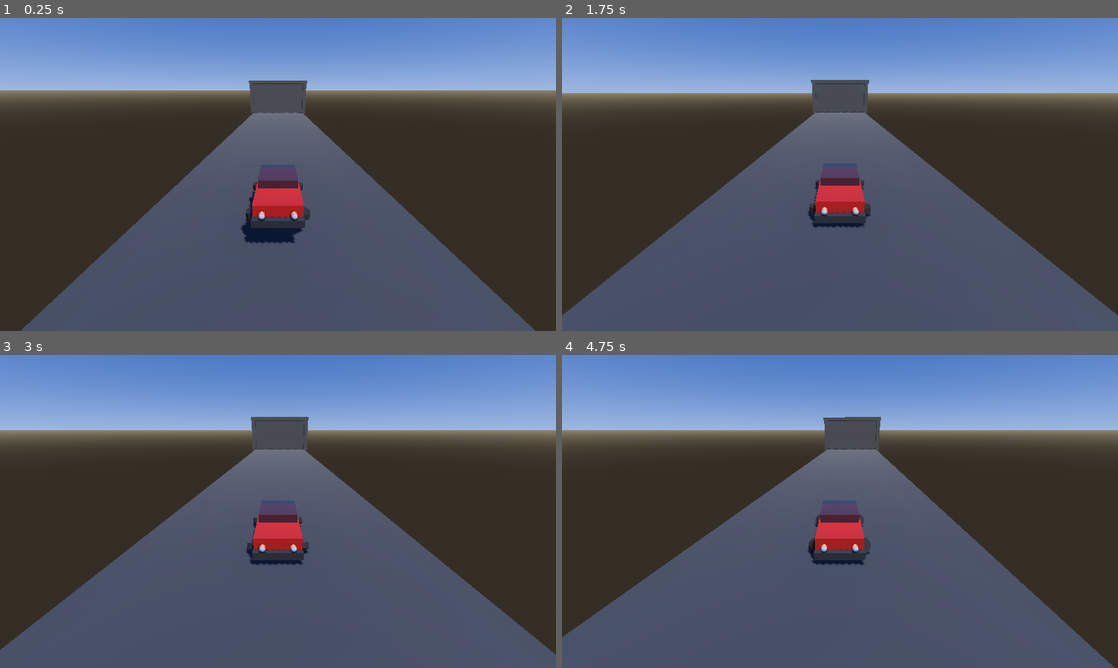
Above: before the commit, frames 1-4 (two rows, left to right).
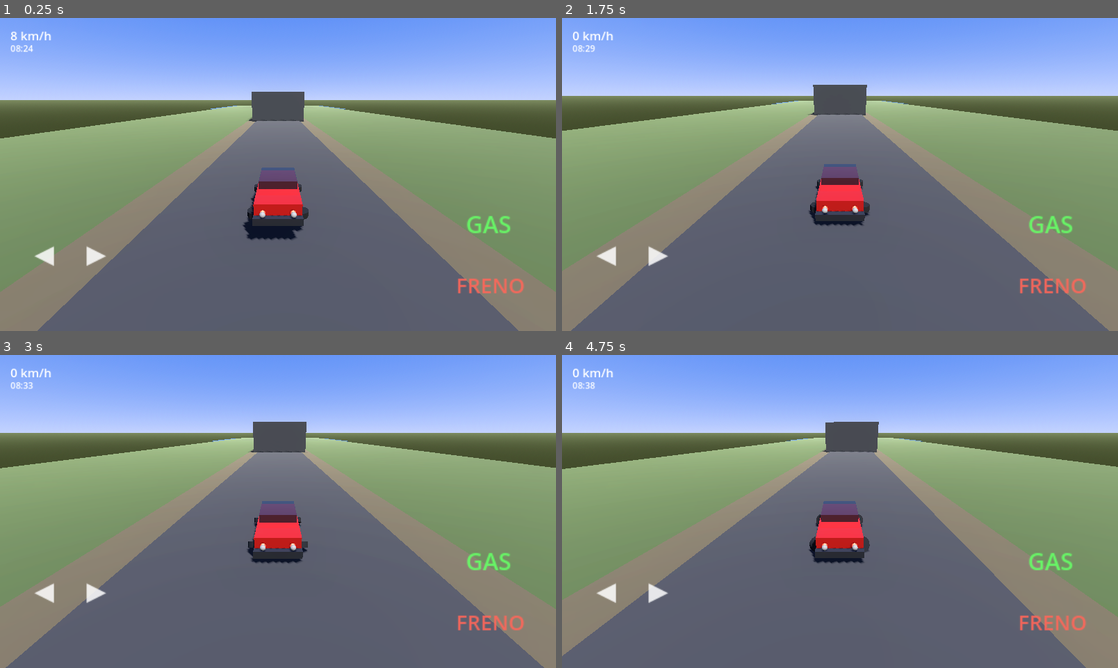
Above: after the commit, the same moments.

Repository: santiagogd2513-cpu/OpenWorld-Colombia-Drive
Game: Godot game, scene res://scenes/main.tscn
Two runs of this game, one before a commit and one after it. Both use one fixed random seed, a clock stepped at 60 frames per second and the inputs below.
Inputs:
- Up to frame 1 (0.25 s): no input
- Up to frame 2 (1.75 s): hold D (steer_right) 0.53-1.28 s; hold S (brake) from 1.28 s (still down)
- Up to frame 3 (3 s): release S (brake) at 2.03 s; hold D (steer_right) 2.03-2.78 s; hold W (accelerate) from 2.78 s (still down)
- Up to frame 4 (4.75 s): release W (accelerate) at 3.53 s; hold A (steer_left) from 3.53 s (still down)

The runs differ from the first frame. In frame 1, 69% of the frame differs, in the area x 0-100%, y 0-100%; in frame 2, 64%; in frame 3, 64%; in frame 4, 64%.

Commit message:
Mejorar escena: iluminación, cielo, carretera con bordes, HUD y controles táctiles en landscape

Diff:
--- a/scenes/main.tscn
+++ b/scenes/main.tscn
@@ -1,15 +1,18 @@
-[gd_scene load_steps=12 format=3 uid="uid://main_scene_beta1"]
+[gd_scene load_steps=16 format=3 uid="uid://main_scene_beta1"]
 
 [ext_resource type="Script" path="res://scripts/day_night_cycle.gd" id="1_daynight"]
 [ext_resource type="PackedScene" path="res://vehicles/renault12_test.tscn" id="2_vehicle"]
 [ext_resource type="Script" path="res://scripts/player_camera.gd" id="3_camera"]
+[ext_resource type="Script" path="res://scripts/touch_controls.gd" id="4_touch"]
+[ext_resource type="Script" path="res://scripts/hud.gd" id="5_hud"]
 
 [sub_resource type="ProceduralSkyMaterial" id="ProceduralSkyMaterial_sky"]
-sky_top_color = Color(0.15, 0.35, 0.7, 1)
-sky_horizon_color = Color(0.6, 0.7, 0.85, 1)
-ground_bottom_color = Color(0.2, 0.18, 0.15, 1)
-ground_horizon_color = Color(0.55, 0.5, 0.4, 1)
-sun_angle_max = 35.0
+sky_top_color = Color(0.25, 0.45, 0.85, 1)
+sky_horizon_color = Color(0.7, 0.75, 0.9, 1)
+ground_bottom_color = Color(0.25, 0.28, 0.18, 1)
+ground_horizon_color = Color(0.45, 0.5, 0.35, 1)
+sun_angle_max = 40.0
+sun_curve = 0.15
 
 [sub_resource type="Sky" id="Sky_main"]
 sky_material = SubResource("ProceduralSkyMaterial_sky")
@@ -17,47 +20,55 @@
 [sub_resource type="Environment" id="Environment_main"]
 background_mode = 2
 sky = SubResource("Sky_main")
+ambient_light_source = 2
+ambient_light_color = Color(0.55, 0.6, 0.7, 1)
+ambient_light_energy = 0.35
 tonal_mapper = 2
 ssao_enabled = true
-ssao_radius = 1.5
-ssil_enabled = true
-sdfgi_enabled = false
+ssao_radius = 1.8
 glow_enabled = true
-glow_intensity = 0.4
-glow_bloom = 0.15
+glow_intensity = 0.35
+glow_bloom = 0.12
 fog_enabled = true
-fog_light_color = Color(0.7, 0.75, 0.8, 1)
-fog_density = 0.0008
-fog_aerial_perspective = 0.3
-volumetric_fog_enabled = true
-volumetric_fog_density = 0.02
+fog_light_color = Color(0.75, 0.8, 0.85, 1)
+fog_density = 0.0006
+fog_aerial_perspective = 0.4
+volumetric_fog_enabled = false
 adjustment_enabled = true
+adjustment_brightness = 1.05
+adjustment_contrast = 1.08
 
 [sub_resource type="CameraAttributesPractical" id="CameraAttributes_exposure"]
 auto_exposure_enabled = true
-auto_exposure_scale = 0.3
-auto_exposure_speed = 1.2
-auto_exposure_min_sensitivity = 50.0
-auto_exposure_max_sensitivity = 1200.0
+auto_exposure_scale = 0.25
+auto_exposure_speed = 1.0
+auto_exposure_min_sensitivity = 40.0
+auto_exposure_max_sensitivity = 1000.0
 
 [sub_resource type="StandardMaterial3D" id="Mat_road"]
-albedo_color = Color(0.18, 0.18, 0.2, 1)
-roughness = 0.85
+albedo_color = Color(0.22, 0.22, 0.24, 1)
+roughness = 0.9
+
+[sub_resource type="StandardMaterial3D" id="Mat_shoulder"]
+albedo_color = Color(0.35, 0.32, 0.25, 1)
+roughness = 0.95
 
 [sub_resource type="StandardMaterial3D" id="Mat_tunnel"]
-albedo_color = Color(0.12, 0.12, 0.14, 1)
+albedo_color = Color(0.14, 0.14, 0.16, 1)
 roughness = 0.95
 
 [sub_resource type="StandardMaterial3D" id="Mat_water"]
-albedo_color = Color(0.05, 0.15, 0.25, 0.85)
-metallic = 0.3
-roughness = 0.05
-proximity_fade_enabled = true
-proximity_fade_distance = 1.5
+albedo_color = Color(0.08, 0.22, 0.35, 0.9)
+metallic = 0.4
+roughness = 0.08
 
 [sub_resource type="StandardMaterial3D" id="Mat_bridge"]
-albedo_color = Color(0.35, 0.32, 0.28, 1)
-roughness = 0.7
+albedo_color = Color(0.4, 0.38, 0.34, 1)
+roughness = 0.75
+
+[sub_resource type="StandardMaterial3D" id="Mat_ground"]
+albedo_color = Color(0.28, 0.35, 0.2, 1)
+roughness = 1.0
 
 [node name="Main" type="Node3D"]
 
@@ -67,119 +78,230 @@
 script = ExtResource("1_daynight")
 
 [node name="DirectionalLight3D" type="DirectionalLight3D" parent="."]
-transform = Transform3D(0.866, -0.353, 0.353, 0, 0.707, 0.707, -0.5, -0.612, 0.612, 0, 25, 0)
+transform = Transform3D(0.866, -0.353, 0.353, 0, 0.707, 0.707, -0.5, -0.612, 0.612, 0, 30, 0)
 shadow_enabled = true
 directional_shadow_mode = 1
-directional_shadow_max_distance = 180.0
-light_energy = 1.2
-light_color = Color(1, 0.95, 0.85, 1)
-
-[node name="SunPivot" type="Node3D" parent="."]
+directional_shadow_max_distance = 200.0
+light_energy = 1.35
+light_color = Color(1, 0.96, 0.88, 1)
+
+[node name="Ground" type="CSGBox3D" parent="."]
+transform = Transform3D(1, 0, 0, 0, 1, 0, 0, 0, 1, 0, -0.5, -80)
+use_collision = true
+size = Vector3(80, 1, 280)
+material = SubResource("Mat_ground")
 
 [node name="Road" type="Node3D" parent="."]
 
 [node name="RoadSection1" type="CSGBox3D" parent="Road"]
-transform = Transform3D(1, 0, 0, 0, 1, 0, 0, 0, 1, 0, 0, 0)
-use_collision = true
-size = Vector3(12, 0.4, 80)
+transform = Transform3D(1, 0, 0, 0, 1, 0, 0, 0, 1, 0, 0.05, 0)
+use_collision = true
+size = Vector3(11, 0.35, 90)
 material = SubResource("Mat_road")
 
+[node name="ShoulderL1" type="CSGBox3D" parent="Road"]
+transform = Transform3D(1, 0, 0, 0, 1, 0, 0, 0, 1, -6.5, 0.02, 0)
+use_collision = true
+size = Vector3(2.5, 0.25, 90)
+material = SubResource("Mat_shoulder")
+
+[node name="ShoulderR1" type="CSGBox3D" parent="Road"]
+transform = Transform3D(1, 0, 0, 0, 1, 0, 0, 0, 1, 6.5, 0.02, 0)
+use_collision = true
+size = Vector3(2.5, 0.25, 90)
+material = SubResource("Mat_shoulder")
+
 [node name="RoadSection2" type="CSGBox3D" parent="Road"]
-transform = Transform3D(1, 0, 0, 0, 1, 0, 0, 0, 1, 0, 0, -90)
-use_collision = true
-size = Vector3(12, 0.4, 100)
+transform = Transform3D(1, 0, 0, 0, 1, 0, 0, 0, 1, 0, 0.05, -95)
+use_collision = true
+size = Vector3(11, 0.35, 100)
 material = SubResource("Mat_road")
 
 [node name="RoadSection3" type="CSGBox3D" parent="Road"]
-transform = Transform3D(1, 0, 0, 0, 1, 0, 0, 0, 1, 0, 0, -200)
-use_collision = true
-size = Vector3(12, 0.4, 120)
+transform = Transform3D(1, 0, 0, 0, 1, 0, 0, 0, 1, 0, 0.05, -200)
+use_collision = true
+size = Vector3(11, 0.35, 110)
 material = SubResource("Mat_road")
 
 [node name="Tunnel" type="Node3D" parent="."]
 
 [node name="TunnelFloor" type="CSGBox3D" parent="Tunnel"]
-transform = Transform3D(1, 0, 0, 0, 1, 0, 0, 0, 1, 0, 0, -55)
-use_collision = true
-size = Vector3(11, 0.35, 45)
+transform = Transform3D(1, 0, 0, 0, 1, 0, 0, 0, 1, 0, 0.05, -55)
+use_collision = true
+size = Vector3(10.5, 0.3, 48)
 material = SubResource("Mat_tunnel")
 
 [node name="TunnelWallLeft" type="CSGBox3D" parent="Tunnel"]
-transform = Transform3D(1, 0, 0, 0, 1, 0, 0, 0, 1, -6.2, 3.5, -55)
-use_collision = true
-size = Vector3(0.8, 7, 45)
+transform = Transform3D(1, 0, 0, 0, 1, 0, 0, 0, 1, -5.8, 3.2, -55)
+use_collision = true
+size = Vector3(0.9, 6.5, 48)
 material = SubResource("Mat_tunnel")
 
 [node name="TunnelWallRight" type="CSGBox3D" parent="Tunnel"]
-transform = Transform3D(1, 0, 0, 0, 1, 0, 0, 0, 1, 6.2, 3.5, -55)
-use_collision = true
-size = Vector3(0.8, 7, 45)
+transform = Transform3D(1, 0, 0, 0, 1, 0, 0, 0, 1, 5.8, 3.2, -55)
+use_collision = true
+size = Vector3(0.9, 6.5, 48)
 material = SubResource("Mat_tunnel")
 
 [node name="TunnelRoof" type="CSGBox3D" parent="Tunnel"]
-transform = Transform3D(1, 0, 0, 0, 1, 0, 0, 0, 1, 0, 7.2, -55)
-use_collision = true
-size = Vector3(13.5, 0.7, 45)
-material = SubResource("Mat_tunnel")
-
-[node name="TunnelDarkness" type="CSGBox3D" parent="Tunnel"]
-transform = Transform3D(1, 0, 0, 0, 1, 0, 0, 0, 1, 0, 3.5, -55)
-size = Vector3(11.5, 6.5, 44)
+transform = Transform3D(1, 0, 0, 0, 1, 0, 0, 0, 1, 0, 6.6, -55)
+use_collision = true
+size = Vector3(12.5, 0.6, 48)
+material = SubResource("Mat_tunnel")
+
+[node name="TunnelEntrance" type="CSGBox3D" parent="Tunnel"]
+transform = Transform3D(1, 0, 0, 0, 1, 0, 0, 0, 1, 0, 3.5, -30)
+use_collision = true
+size = Vector3(13, 7.5, 1.2)
 material = SubResource("Mat_tunnel")
 
 [node name="Bridge" type="Node3D" parent="."]
 
 [node name="BridgeDeck" type="CSGBox3D" parent="Bridge"]
-transform = Transform3D(1, 0, 0, 0, 1, 0, 0, 0, 1, 0, 2.5, -160)
-use_collision = true
-size = Vector3(11, 0.5, 50)
+transform = Transform3D(1, 0, 0, 0, 1, 0, 0, 0, 1, 0, 2.8, -160)
+use_collision = true
+size = Vector3(11, 0.55, 52)
 material = SubResource("Mat_bridge")
 
 [node name="BridgePillar1" type="CSGBox3D" parent="Bridge"]
-transform = Transform3D(1, 0, 0, 0, 1, 0, 0, 0, 1, -4, 0.5, -145)
-use_collision = true
-size = Vector3(1.2, 4, 1.2)
+transform = Transform3D(1, 0, 0, 0, 1, 0, 0, 0, 1, -4, 0.8, -145)
+use_collision = true
+size = Vector3(1.3, 4.5, 1.3)
 material = SubResource("Mat_bridge")
 
 [node name="BridgePillar2" type="CSGBox3D" parent="Bridge"]
-transform = Transform3D(1, 0, 0, 0, 1, 0, 0, 0, 1, 4, 0.5, -145)
-use_collision = true
-size = Vector3(1.2, 4, 1.2)
+transform = Transform3D(1, 0, 0, 0, 1, 0, 0, 0, 1, 4, 0.8, -145)
+use_collision = true
+size = Vector3(1.3, 4.5, 1.3)
 material = SubResource("Mat_bridge")
 
 [node name="BridgePillar3" type="CSGBox3D" parent="Bridge"]
-transform = Transform3D(1, 0, 0, 0, 1, 0, 0, 0, 1, -4, 0.5, -175)
-use_collision = true
-size = Vector3(1.2, 4, 1.2)
+transform = Transform3D(1, 0, 0, 0, 1, 0, 0, 0, 1, -4, 0.8, -175)
+use_collision = true
+size = Vector3(1.3, 4.5, 1.3)
 material = SubResource("Mat_bridge")
 
 [node name="BridgePillar4" type="CSGBox3D" parent="Bridge"]
-transform = Transform3D(1, 0, 0, 0, 1, 0, 0, 0, 1, 4, 0.5, -175)
-use_collision = true
-size = Vector3(1.2, 4, 1.2)
+transform = Transform3D(1, 0, 0, 0, 1, 0, 0, 0, 1, 4, 0.8, -175)
+use_collision = true
+size = Vector3(1.3, 4.5, 1.3)
 material = SubResource("Mat_bridge")
 
 [node name="Water" type="CSGBox3D" parent="."]
-transform = Transform3D(1, 0, 0, 0, 1, 0, 0, 0, 1, 0, -1.5, -160)
-size = Vector3(80, 2, 70)
+transform = Transform3D(1, 0, 0, 0, 1, 0, 0, 0, 1, 0, -1.2, -160)
+size = Vector3(90, 2.2, 75)
 material = SubResource("Mat_water")
 
 [node name="ReflectionProbe" type="ReflectionProbe" parent="."]
-transform = Transform3D(1, 0, 0, 0, 1, 0, 0, 0, 1, 0, 3, -160)
-update_mode = 0
-max_distance = 60.0
-size = Vector3(50, 20, 50)
-origin_offset = Vector3(0, 1, 0)
+transform = Transform3D(1, 0, 0, 0, 1, 0, 0, 0, 1, 0, 4, -160)
+max_distance = 70.0
+size = Vector3(55, 25, 55)
 
 [node name="Renault12" parent="." instance=ExtResource("2_vehicle")]
-transform = Transform3D(1, 0, 0, 0, 1, 0, 0, 0, 1, 0, 1.2, 15)
+transform = Transform3D(1, 0, 0, 0, 1, 0, 0, 0, 1, 0, 1.1, 18)
 
 [node name="PlayerCamera" type="Camera3D" parent="."]
-transform = Transform3D(1, 0, 0, 0, 0.94, 0.34, 0, -0.34, 0.94, 0, 5, 22)
+transform = Transform3D(1, 0, 0, 0, 0.92, 0.39, 0, -0.39, 0.92, 0, 4.2, 26)
 current = true
-fov = 70.0
-far = 400.0
+fov = 72.0
+far = 500.0
 script = ExtResource("3_camera")
 
-[node name="SpawnPoint" type="Marker3D" parent="."]
-transform = Transform3D(1, 0, 0, 0, 1, 0, 0, 0, 1, 0, 1.5, 15)
+[node name="HUD" type="CanvasLayer" parent="."]
+script = ExtResource("5_hud")
+
+[node name="Root" type="Control" parent="HUD"]
+layout_mode = 3
+anchors_preset = 15
+anchor_right = 1.0
+anchor_bottom = 1.0
+grow_horizontal = 2
+grow_vertical = 2
+mouse_filter = 2
+
+[node name="SpeedLabel" type="Label" parent="HUD/Root"]
+layout_mode = 0
+offset_left = 24.0
+offset_top = 20.0
+offset_right = 220.0
+offset_bottom = 60.0
+theme_override_font_sizes/font_size = 28
+text = "0 km/h"
+
+[node name="TimeLabel" type="Label" parent="HUD/Root"]
+layout_mode = 0
+offset_left = 24.0
+offset_top = 56.0
+offset_right = 180.0
+offset_bottom = 90.0
+theme_override_font_sizes/font_size = 20
+text = "12:00"
+
+[node name="TouchControls" type="CanvasLayer" parent="."]
+script = ExtResource("4_touch")
+
+[node name="Controls" type="Control" parent="TouchControls"]
+layout_mode = 3
+anchors_preset = 15
+anchor_right = 1.0
+anchor_bottom = 1.0
+grow_horizontal = 2
+grow_vertical = 2
+mouse_filter = 2
+
+[node name="BtnLeft" type="TouchScreenButton" parent="TouchControls/Controls"]
+position = Vector2(40, 480)
+scale = Vector2(1.4, 1.4)
+shape = null
+visibility_mode = 1
+
+[node name="LabelL" type="Label" parent="TouchControls/Controls/BtnLeft"]
+offset_right = 90.0
+offset_bottom = 90.0
+theme_override_colors/font_color = Color(1, 1, 1, 0.85)
+theme_override_font_sizes/font_size = 42
+text = "◀"
+horizontal_alignment = 1
+vertical_alignment = 1
+
+[node name="BtnRight" type="TouchScreenButton" parent="TouchControls/Controls"]
+position = Vector2(160, 480)
+scale = Vector2(1.4, 1.4)
+visibility_mode = 1
+
+[node name="LabelR" type="Label" parent="TouchControls/Controls/BtnRight"]
+offset_right = 90.0
+offset_bottom = 90.0
+theme_override_colors/font_color = Color(1, 1, 1, 0.85)
+theme_override_font_sizes/font_size = 42
+text = "▶"
+horizontal_alignment = 1
+vertical_alignment = 1
+
+[node name="BtnAccel" type="TouchScreenButton" parent="TouchControls/Controls"]
+position = Vector2(1050, 400)
+scale = Vector2(1.5, 1.5)
+visibility_mode = 1
+
+[node name="LabelA" type="Label" parent="TouchControls/Controls/BtnAccel"]
+offset_right = 100.0
+offset_bottom = 100.0
+theme_override_colors/font_color = Color(0.4, 1, 0.4, 0.9)
+theme_override_font_sizes/font_size = 36
+text = "GAS"
+horizontal_alignment = 1
+vertical_alignment = 1
+
+[node name="BtnBrake" type="TouchScreenButton" parent="TouchControls/Controls"]
+position = Vector2(1050, 540)
+scale = Vector2(1.5, 1.5)
+visibility_mode = 1
+
+[node name="LabelB" type="Label" parent="TouchControls/Controls/BtnBrake"]
+offset_right = 100.0
+offset_bottom = 100.0
+theme_override_colors/font_color = Color(1, 0.4, 0.35, 0.9)
+theme_override_font_sizes/font_size = 32
+text = "FRENO"
+horizontal_alignment = 1
+vertical_alignment = 1
